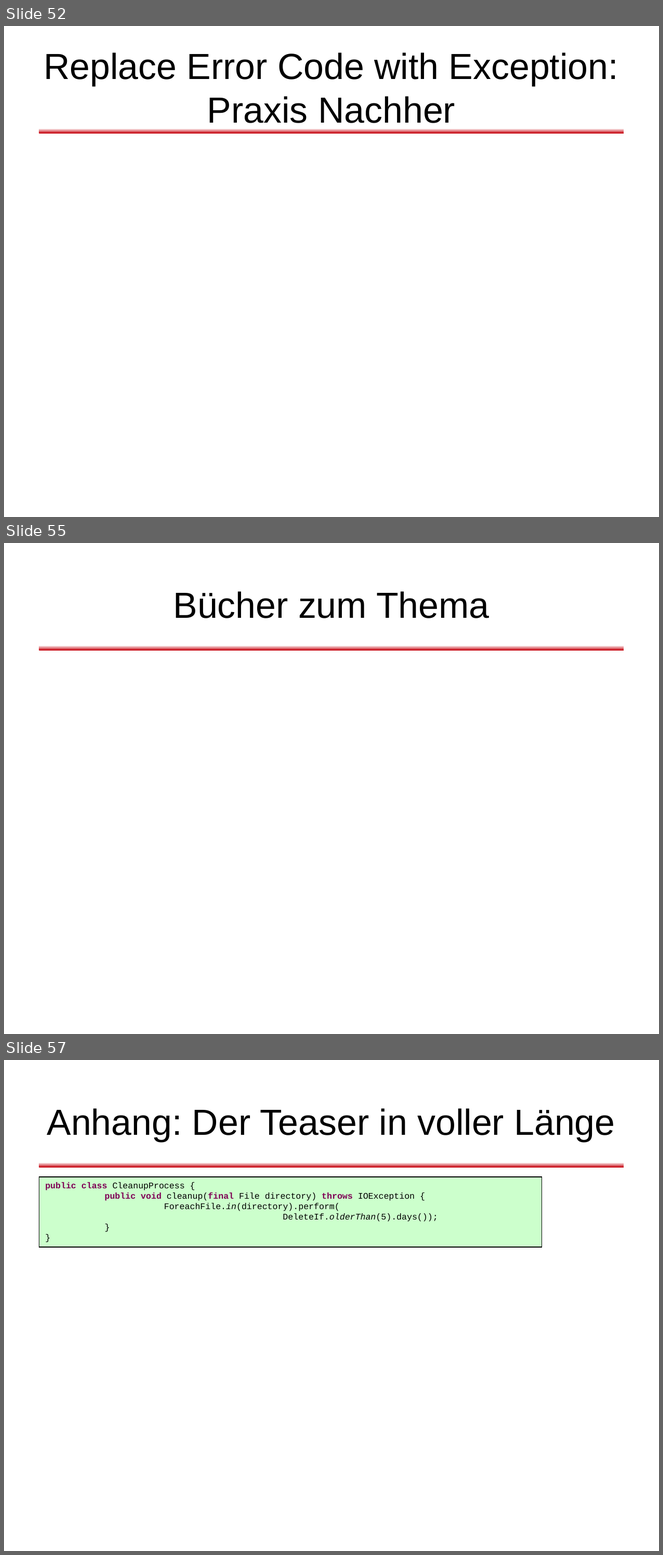
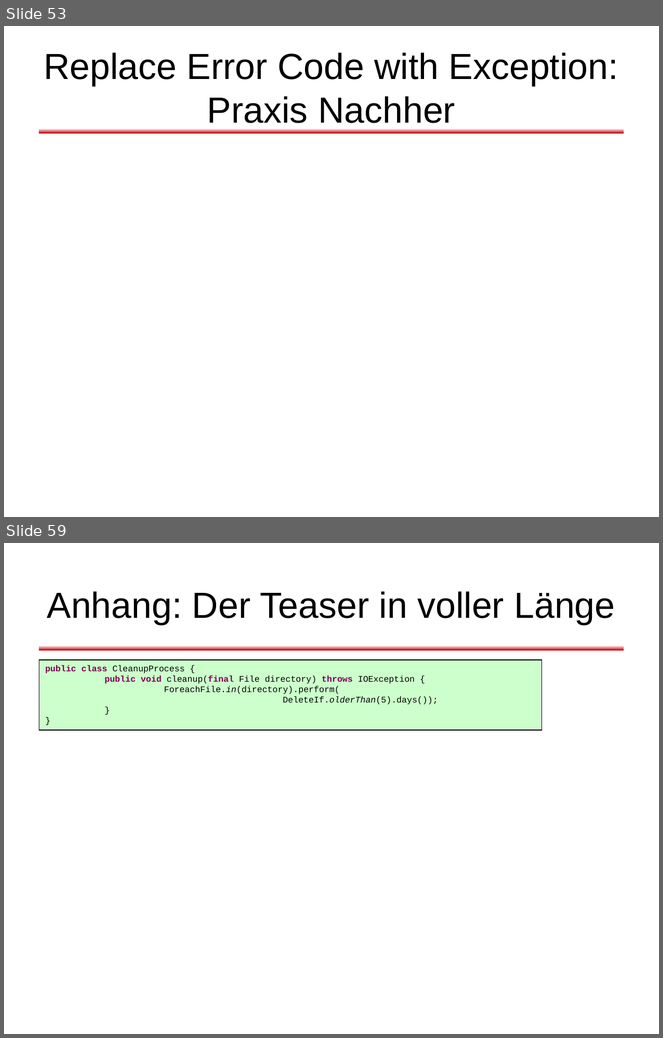
Before and after one commit to dlindner/vorlesung-se2-dhbw, a slide deck: added_2010/Refactoring (2010).odp. Shown one above the other, each under a label of ours: slides 52, 55 and 57 before the commit, slides 53 and 59 after it; the slides between them are not shown. The pictures are 663x1555 and 663x1038 pixels, drawn with LibreOffice and Linux fonts; fonts in the diff are those of the drawing; background and template pictures are left out. Boxes give left, top, right and bottom in pixels: in the first picture for what was removed or moved away, otherwise in the second. Text is boxed around its words. In the diff, an @@ line names an element or a change of style, - is before the commit and + after.

```diff
--- a/added_2010/Refactoring (2010).odp
+++ b/added_2010/Refactoring (2010).odp
@@ slide 55 removed at [4, 543, 659, 1034], background #FFFFFF; not listed: 1 template element that a slide beside it also shows @@
@@ title removed at [174, 591, 489, 618] @@
-Bücher zum Thema
@@ what was slide 52 is now slide 53 @@
@@ what was slide 57 is now slide 59 @@
```
Also in this commit, not shown: 4 slides changed, 5 slides added, 2 other slides removed.
